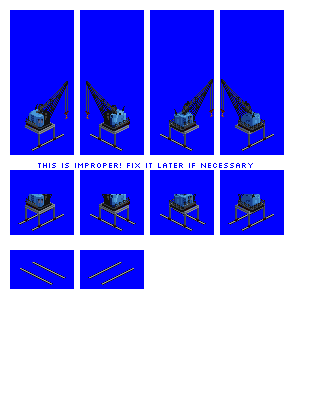
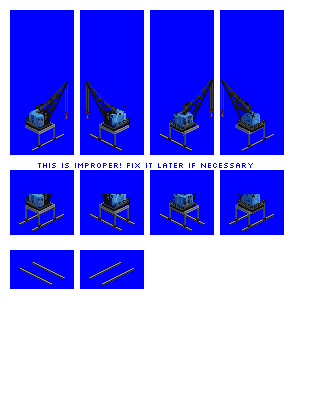
The second 320x400 image is a revision of the first. Changes to its layers:
moved "rails" above "cranes", painted on it over [21, 262, 133, 285]
painted on "cranes" over [21, 208, 273, 231]
